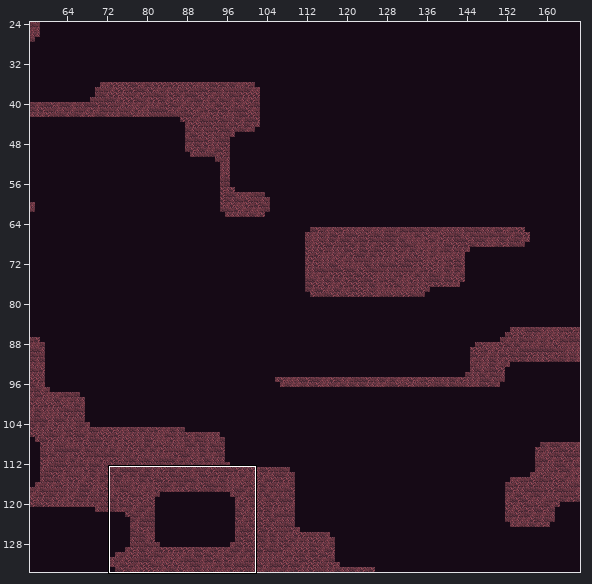
Tiled map: android/assets/maps/level1.tmx. The first picture is a wide view before the edit; the outline marks the close-up.
Close-up. First the earlier version:
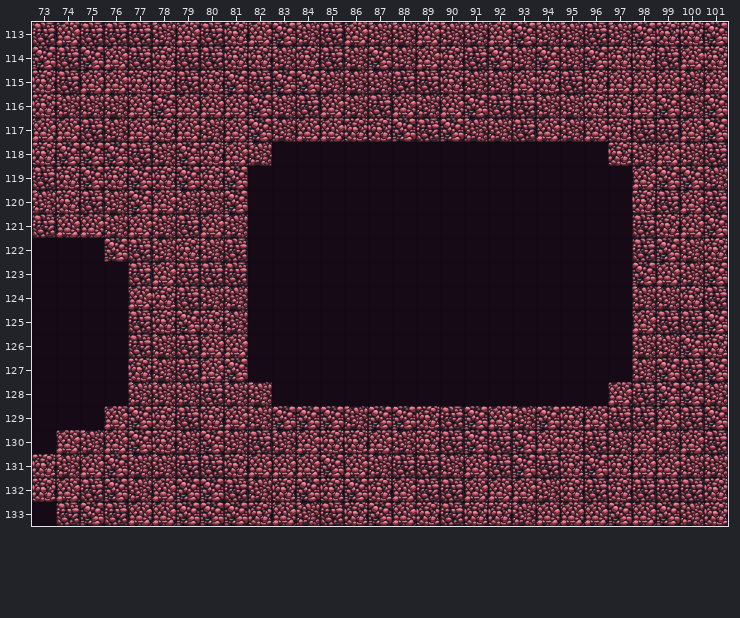
Cells are 64x64 px. Shown: x 73..101, y 113..133. The commit also changed other parts of the map, which this record leaves out.
After the commit:
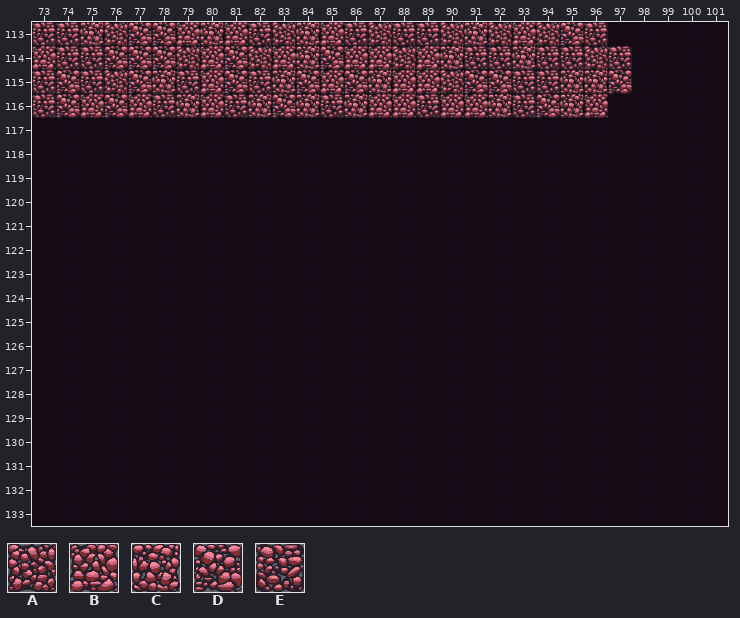
Key: from "tileMapGutter": A 5, B 6, C 7, D 8, E 9.
_ is an empty cell.
What changed:
{"where": "layer \"terrain\""}
{"y":113,"x":74,"old":"BEEEA","new":"ECADD"}
{"y":113,"x":80,"old":"ECBDAEB","new":"CBEACBE"}
{"y":113,"x":88,"old":"AB","new":"EE"}
{"y":113,"x":91,"old":"ABD","new":"CAB"}
{"y":113,"x":95,"old":"A","new":"D"}
{"y":113,"x":97,"old":"ADCCD","new":"_____"}
{"y":114,"x":73,"old":"D","new":"B"}
{"y":114,"x":75,"old":"DBECEECCA","new":"EDDDABDAB"}
{"y":114,"x":85,"old":"EAD","new":"DBB"}
{"y":114,"x":92,"old":"DADADCCEBC","new":"ECEEAE____"}
{"y":115,"x":73,"old":"CEBBC","new":"EDEAD"}
{"y":115,"x":80,"old":"C","new":"B"}
{"y":115,"x":83,"old":"D","new":"C"}
{"y":115,"x":85,"old":"AAAEECAABCE","new":"BDCBBADDEEC"}
{"y":115,"x":97,"old":"BBBAB","new":"D____"}
{"y":116,"x":73,"old":"CAAA","new":"EDBD"}
{"y":116,"x":78,"old":"DB","new":"EC"}
{"y":116,"x":81,"old":"BDAEBAE","new":"ECDCECB"}
{"y":116,"x":89,"old":"A","new":"E"}
{"y":116,"x":91,"old":"DE","new":"BC"}
{"y":116,"x":94,"old":"AACCBDAD","new":"DCB_____"}
{"y":117,"x":73,"old":"BBEABCBABDABBCCDEDAAEBABCEEBD","new":"_____________________________"}
{"y":118,"x":73,"old":"CDDDEADCBA","new":"__________"}
{"y":118,"x":97,"old":"CABAE","new":"_____"}
{"y":119,"x":73,"old":"ECDCDCDCD","new":"_________"}
{"y":119,"x":98,"old":"BDDA","new":"____"}
{"y":120,"x":73,"old":"ACEADBAAD","new":"_________"}
{"y":120,"x":98,"old":"CEBE","new":"____"}
{"y":121,"x":73,"old":"EBBABAEBA","new":"_________"}
{"y":121,"x":98,"old":"ECBD","new":"____"}
{"y":122,"x":76,"old":"DEACAE","new":"______"}
{"y":122,"x":98,"old":"EDAC","new":"____"}
{"y":123,"x":77,"old":"EBEEE","new":"_____"}
{"y":123,"x":98,"old":"DBAD","new":"____"}
{"y":124,"x":77,"old":"BCEAA","new":"_____"}
{"y":124,"x":98,"old":"AACE","new":"____"}
{"y":125,"x":77,"old":"ECDCA","new":"_____"}
{"y":125,"x":98,"old":"BEED","new":"____"}
{"y":126,"x":77,"old":"EAEBB","new":"_____"}
{"y":126,"x":98,"old":"AADC","new":"____"}
{"y":127,"x":77,"old":"CAEBD","new":"_____"}
{"y":127,"x":98,"old":"ADED","new":"____"}
{"y":128,"x":77,"old":"AAAEAA","new":"______"}
{"y":128,"x":97,"old":"BEDDA","new":"_____"}
{"y":129,"x":76,"old":"BDCECBADDDADDCEDBADCBEEBED","new":"__________________________"}
{"y":130,"x":74,"old":"BABDCADAEABCCBACEDEDBCEABABE","new":"____________________________"}
{"y":131,"x":73,"old":"CABDAAEECBBBDBAEEABEDECDCBBAA","new":"_____________________________"}
{"y":132,"x":73,"old":"CBEDABDDEACDCDCBEEBBBACECEEEC","new":"_____________________________"}
{"y":133,"x":74,"old":"EDEBBDDDCBAECDBCECCABBBDBDAC","new":"____________________________"}
